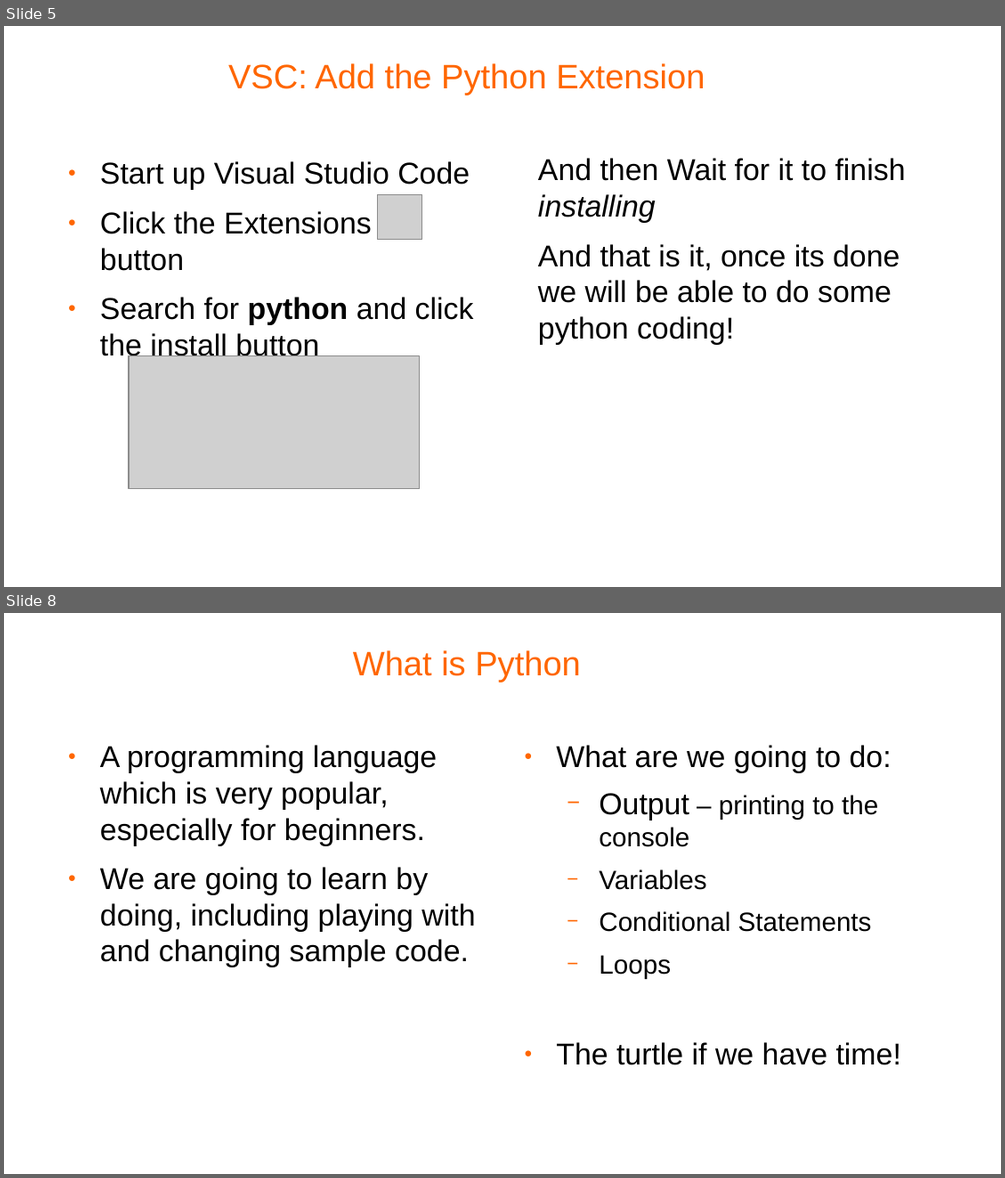
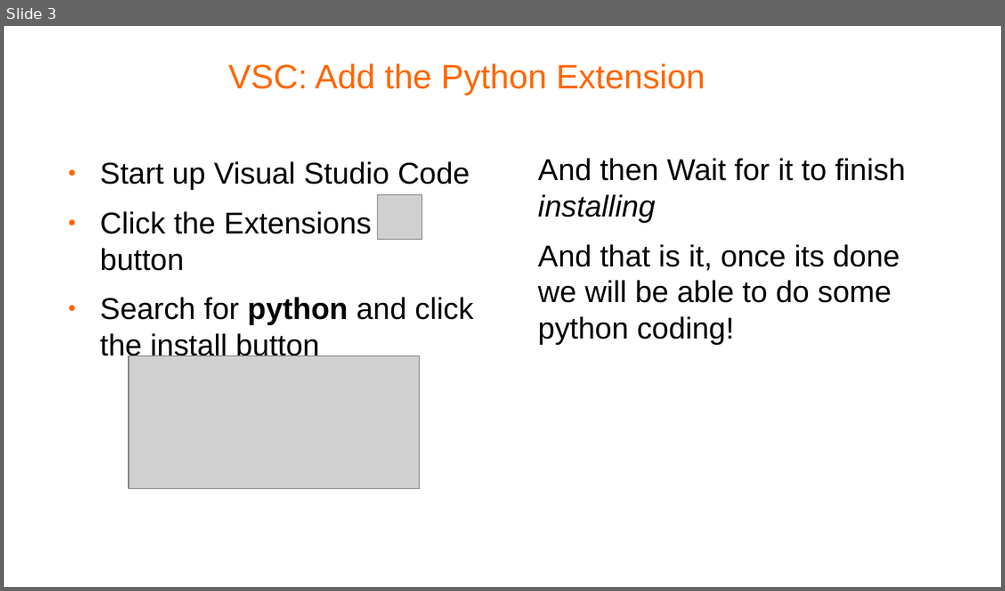
Before and after one commit to pellcorp/coding, a slide deck: docs/python-coding-vsc.odp. Shown one above the other, each under a label of ours: slides 5 and 8 before the commit, slide 3 after it; the slides between them are not shown. The pictures are 1005x1178 and 1005x591 pixels, drawn with LibreOffice and Linux fonts; fonts in the diff are those of the drawing; grey boxes stand for pictures; background and template pictures are left out. Boxes give left, top, right and bottom in pixels: in the first picture for what was removed or moved away, otherwise in the second. Text is boxed around its words. In the diff, an @@ line names an element or a change of style, - is before the commit and + after.

Commit message:
added python coding vsc

```diff
--- a/docs/python-coding-vsc.odp
+++ b/docs/python-coding-vsc.odp
@@ slide 8 removed at <box>4,613,1001,1174</box>, background #FFFFFF @@
@@ title removed at <box>353,650,581,682</box> @@
-What is Python
@@ text removed at <box>100,745,475,967</box> @@
-● A programming language which is very popular, especially for beginners.
-● We are going to learn by doing, including playing with and changing sample code.
@@ text removed at <box>556,745,901,1065</box> @@
-● What are we going to do:
-  − Output – printing to the console
-  − Variables
-  − Conditional Statements
-  − Loops
-● The turtle if we have time!
@@ what was slide 5 is now slide 3 @@
```
Also in this commit, not shown: 1 slide changed, 10 other slides removed, 1 other file.
